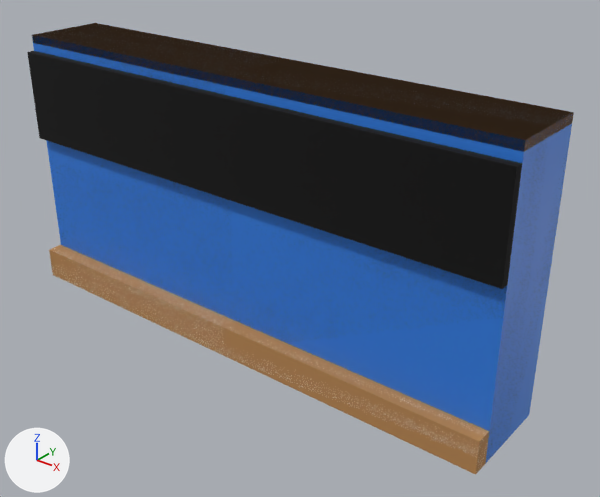
The Blender file assets/managed-models/livestock-interior/wall/wall.blend: old version first, new version second.
Before and after are seen from a 50 mm lens placed at (0.892, -1.078, 0.823), pointed at (0.079, -0.062, 0.193). The lights are fixed; the arrows at lower left show +X, +Y and +Z. The older version comes first.

Names of what the first picture shows: 'wall'.
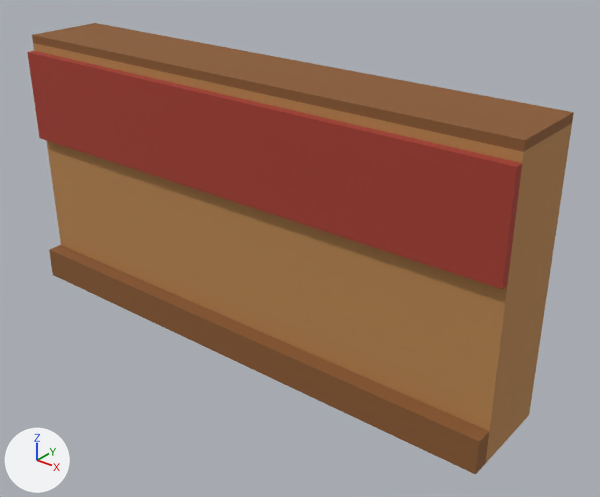
Location of each change, [x1, y1, x2, y2] in pixels of the pictures (600 x 497 px; the box of a moved part takes in the faces that stretch with it):
part 1 of me_wall, moved or reshaped
    before: [32, 35, 573, 464]
    after: [33, 43, 572, 464]
part 2 of me_wall, surface changed
    both: [27, 23, 574, 475]

What the commit changed:
me_wall has 32 vertices, 24 faces and spans x -0.5..0.5, y -0.18..0.0, z 0.0..0.5.
me_wall is used by ob_wall; location (0.0, 0.0, 0.0).
Before the commit, vertices of me_wall: 4 (-0.5, -0.15, 0.5) at pixel (31, 34), 5 (0.5, -0.15, 0.5) at pixel (525, 140), 6 (0.5, 0.0, 0.5) at pixel (573, 112), 7 (-0.5, 0.0, 0.5) at pixel (95, 22).
Part 1, on me_wall:
Vertices 4 to 7 of me_wall move by (0.0, 0.0, -0.015).
me_wall part 2: texture (UV) coordinates of 24 of 24 faces, centred in x -0.5..0.5, y -0.18..0.0, z 0.0..0.5, changed; they spanned u 0.19..0.81, v 0.17..0.5 and now span u 0.31..0.94, v 0.38..0.62.
